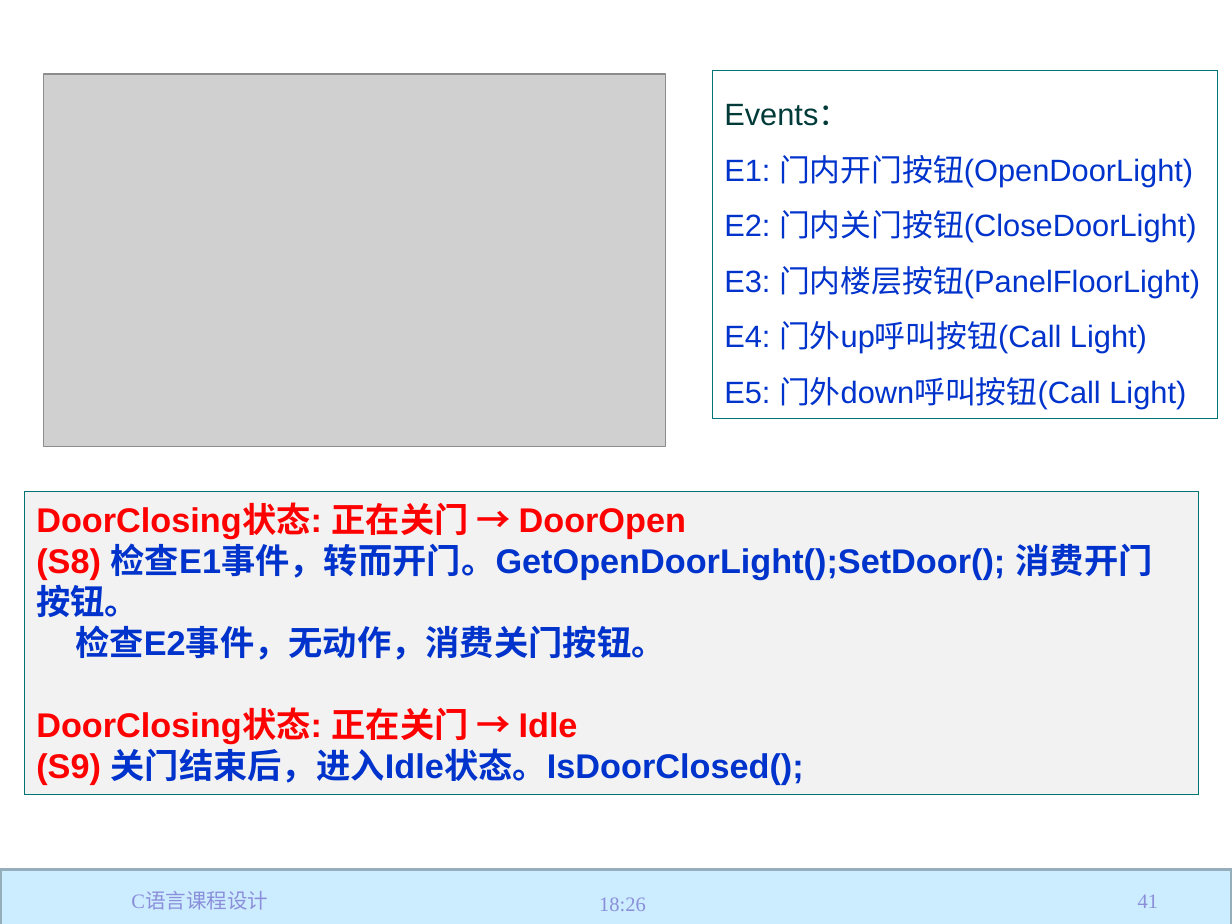
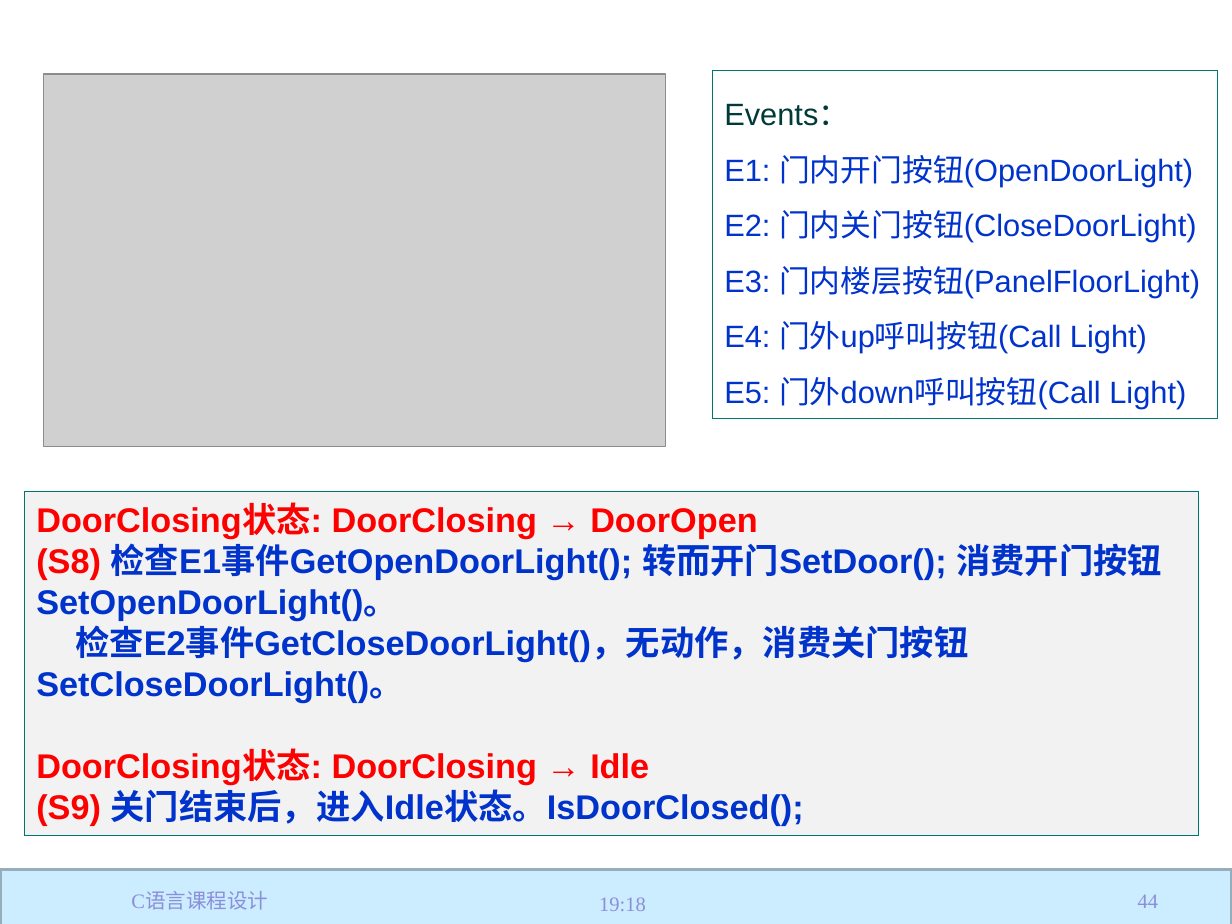
Before and after one commit to jtrfid/C-Repositories, a slide deck: slide 44 of 2017/C语言课程设计/C语言课程设计.pptx (slide 41 before the commit). Drawn at 1232x924 pixels with LibreOffice and Linux fonts; fonts in the diff are those of the drawing; grey boxes stand for pictures; background and template pictures are left out. Boxes give left, top, right and bottom in pixels: in the first picture for what was removed or moved away, otherwise in the second. Text is boxed around its words. In the diff, an @@ line names an element or a change of style, - is before the commit and + after.

```diff
--- a/2017/C语言课程设计/C语言课程设计.pptx
+++ b/2017/C语言课程设计/C语言课程设计.pptx
@@ rectangle "DoorClosing状态: DoorClosing → DoorOpen": place and size @@
-rectangle "DoorClosing状态: DoorClosing → DoorOpen" at (25, 492, 1199, 795)
+rectangle "DoorClosing状态: DoorClosing → DoorOpen" at (25, 492, 1199, 835)
@@ text in rectangle at (36, 504, 1162, 785): text changed @@
-DoorClosing状态: 正在关门 → DoorOpen
-(S8) 检查E1事件，转而开门。GetOpenDoorLight();SetDoor(); 消费开门按钮。
-检查E2事件，无动作，消费关门按钮。
-DoorClosing状态: 正在关门 → Idle
+DoorClosing状态: DoorClosing → DoorOpen
+(S8) 检查E1事件GetOpenDoorLight(); 转而开门SetDoor(); 消费开门按钮SetOpenDoorLight()。
+检查E2事件GetCloseDoorLight()，无动作，消费关门按钮SetCloseDoorLight()。
+DoorClosing状态: DoorClosing → Idle
@@ text at (599, 897, 646, 911): text changed @@
-18:26
+19:18
@@ page number at (1138, 894, 1158, 908): text changed @@
-41
+44
```
Also in this commit, not shown: 53 other slides changed, 3 slides added, 2 other files.
